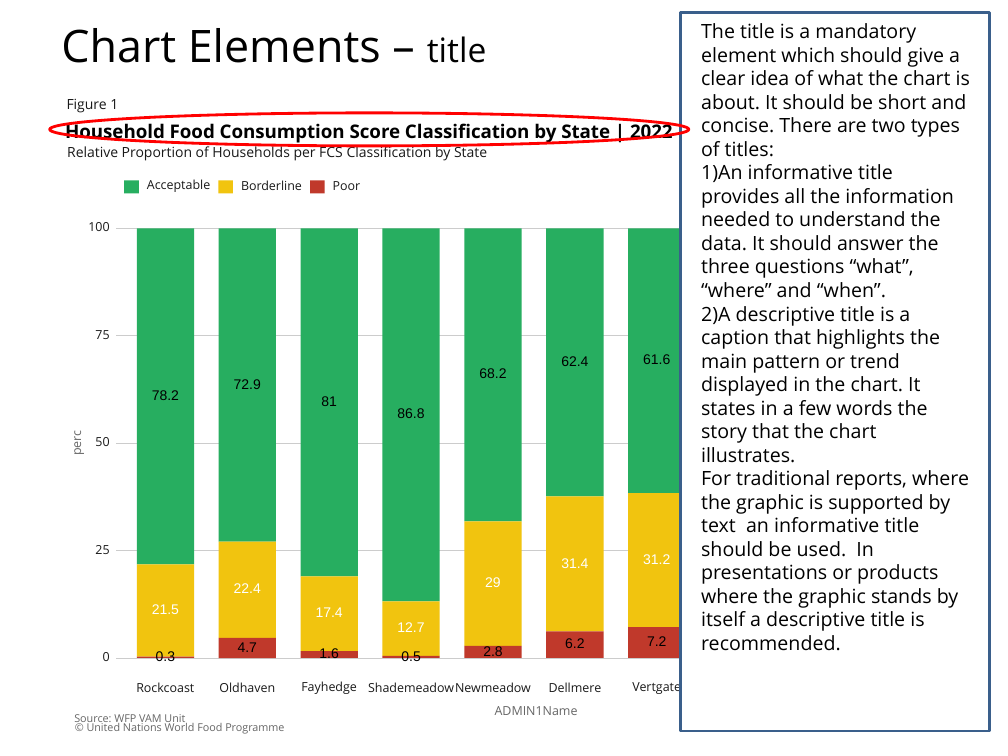
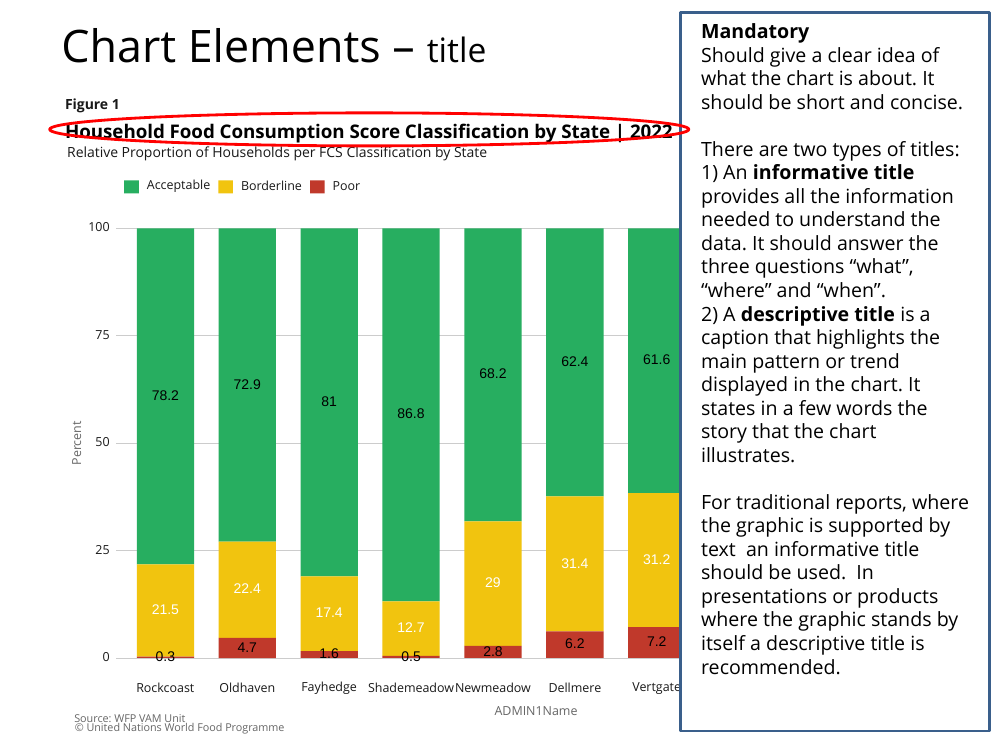
Before and after one commit to WFP-VAM/Rdatavizgallery, a slide deck: slide 3 of chart element example .pptx. Drawn at 1008x756 pixels with LibreOffice and Linux fonts; fonts in the diff are those of the drawing. Boxes give left, top, right and bottom in pixels: in the first picture for what was removed or moved away, otherwise in the second. Text is boxed around its words. In the diff, an @@ line names an element or a change of style, - is before the commit and + after.

```diff
--- a/chart element example .pptx
+++ b/chart element example .pptx
@@ text at (x1=701, y1=23, x2=963, y2=463): text changed @@
-The title is a mandatory element which should give a clear idea of what the chart is about. It should be short and concise. There are two types of titles:
-1)An informative title provides all the information needed to understand the data. It should answer the three questions “what”, “where” and “when”.
-2)A descriptive title is a caption that highlights the main pattern or trend displayed in the chart. It states in a few words the story that the chart illustrates.
+Mandatory
+Should give a clear idea of what the chart is about. It should be short and concise.
+There are two types of titles:
+1) An informative title provides all the information needed to understand the data. It should answer the three questions “what”, “where” and “when”.
+2) A descriptive title is a caption that highlights the main pattern or trend displayed in the chart. It states in a few words the story that the chart illustrates.
@@ text "Figure 1" at (x1=65, y1=98, x2=120, y2=113): bold on @@
@@ text at (x1=68, y1=426, x2=85, y2=464): text changed @@
-perc
+Percent
```
Also in this commit, not shown: 2 other slides changed, 10 slides added, 2 other files.
